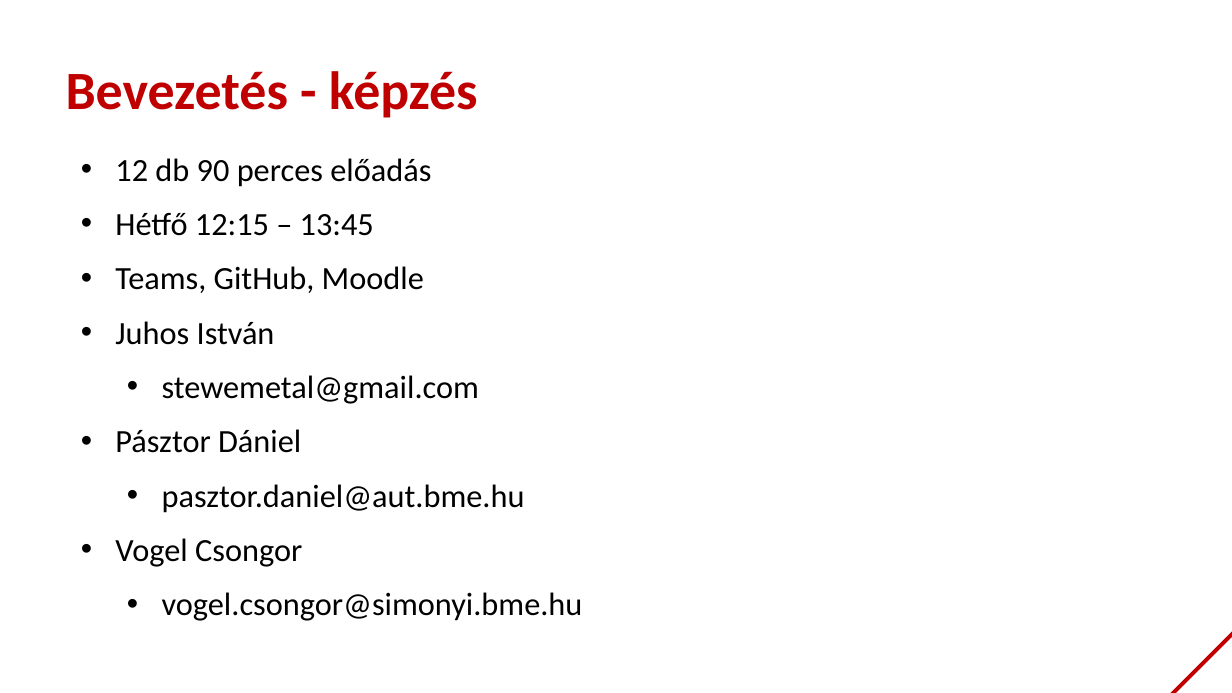
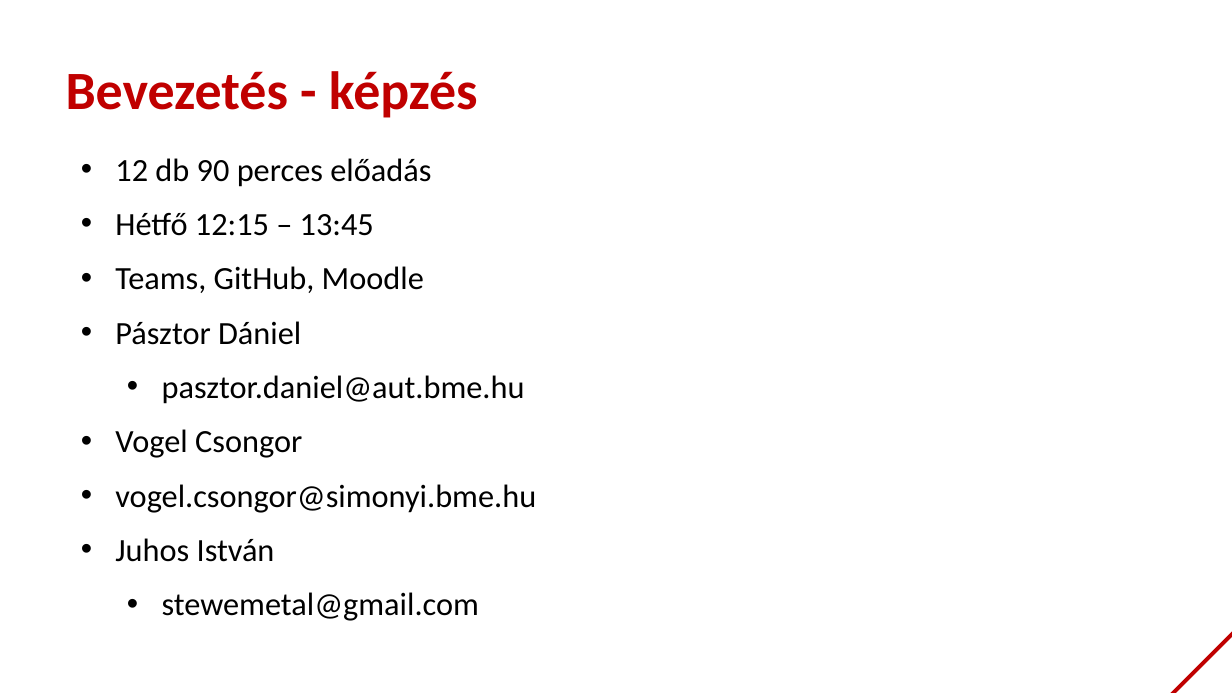
Before and after one commit to bmeaut/VIAUAV45, a slide deck: slide 2 of extras/lecture_01_2021.pptx. Drawn at 1232x693 pixels with LibreOffice and Linux fonts; fonts in the diff are those of the drawing; background and template pictures are left out. Boxes give left, top, right and bottom in pixels: in the first picture for what was removed or moved away, otherwise in the second. Text is boxed around its words. In the diff, an @@ line names an element or a change of style, - is before the commit and + after.

```diff
--- a/extras/lecture_01_2021.pptx
+++ b/extras/lecture_01_2021.pptx
@@ text at [115,321,479,404]: paragraphs removed @@
-• Juhos István
-  • stewemetal@gmail.com
@@ text at [115,484,536,513]: list level 2 to 1 in "vogel.csongor@simonyi.bme.hu" @@
@@ text at [115,538,479,621]: paragraphs added @@
+• Juhos István
+  • stewemetal@gmail.com
```
Also in this commit, not shown: 2 other slides changed.
